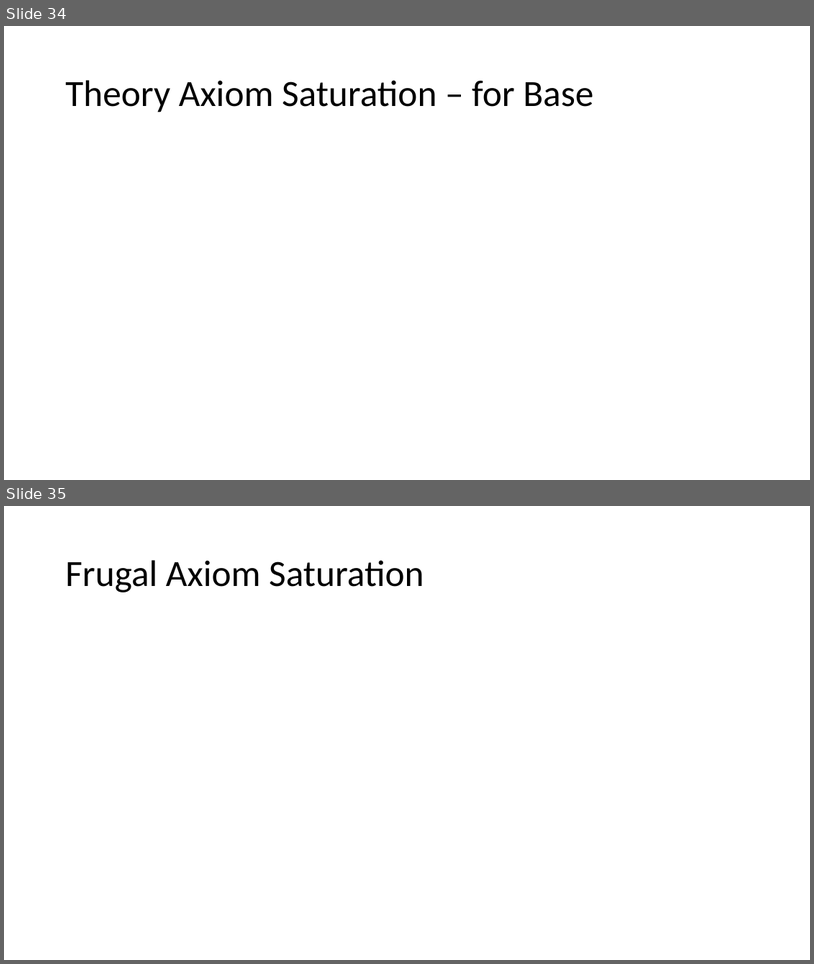
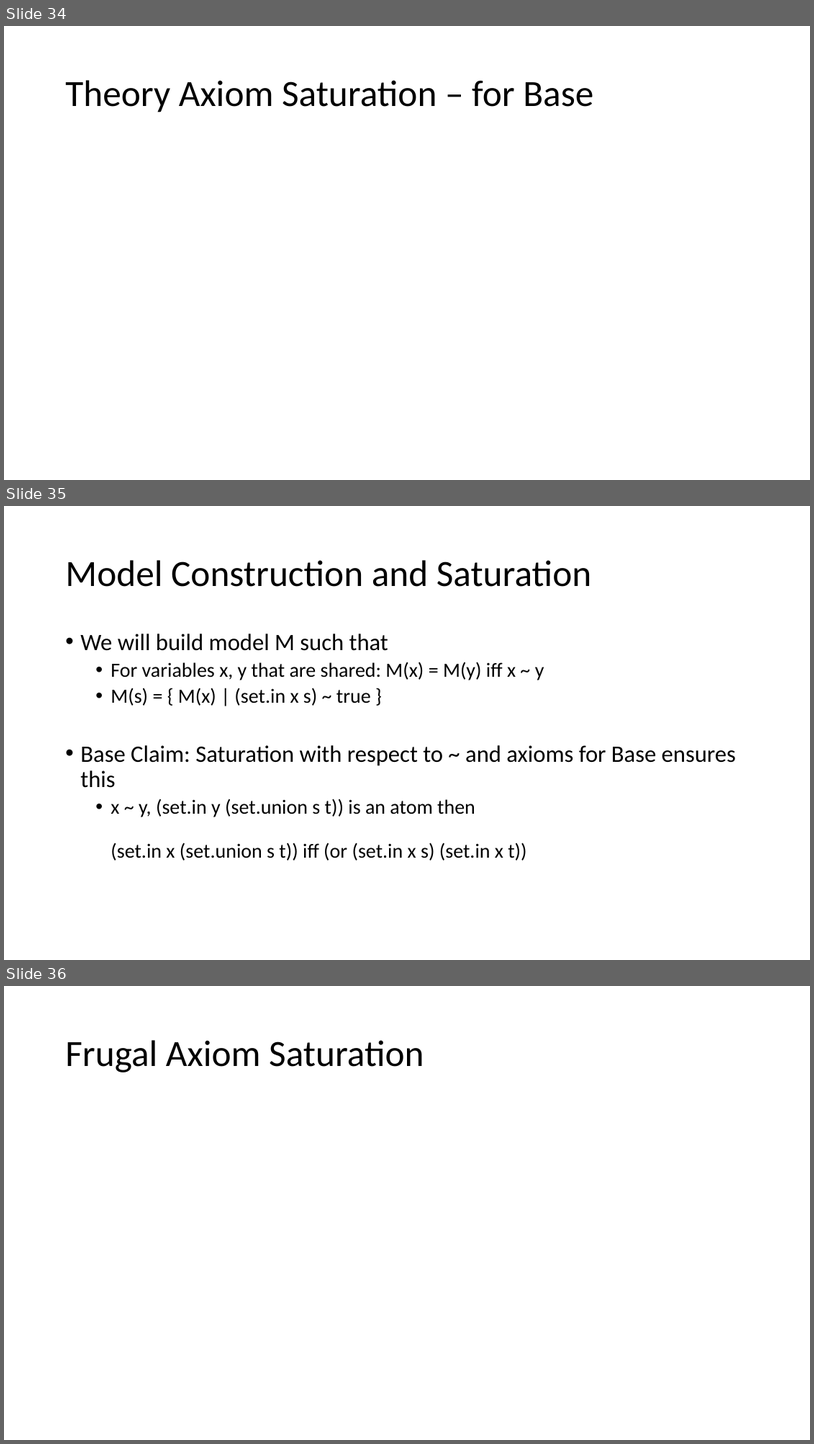
Before and after one commit to Z3Prover/z3prover.github.io, a slide deck: slides/guest-lectures-wien-2025/lecture3-theories.pptx. Shown one above the other, each under a label of ours: slides 34 and 35 before the commit, slides 34, 35 and 36 after it. The pictures are 814x964 and 814x1444 pixels, drawn with LibreOffice and Linux fonts; fonts in the diff are those of the drawing; grey boxes stand for pictures. Boxes give left, top, right and bottom in pixels: in the first picture for what was removed or moved away, otherwise in the second. Text is boxed around its words. In the diff, an @@ line names an element or a change of style, - is before the commit and + after.

Commit message:
add model construction claim

```diff
--- a/slides/guest-lectures-wien-2025/lecture3-theories.pptx
+++ b/slides/guest-lectures-wien-2025/lecture3-theories.pptx
@@ slide 35 added at (x1=4, y1=506, x2=810, y2=960), background #FFFFFF @@
@@ title added at (x1=65, y1=560, x2=592, y2=587), 44 pt, text #000000 @@
+Model Construction and Saturation
@@ text added at (x1=80, y1=633, x2=736, y2=860), 24 pt, text #000000 @@
+• We will build model M such that
+  • For variables x, y that are shared: M(x) = M(y) iff x ~ y
+  • M(s) = { M(x) | (set.in x s) ~ true }
+• Base Claim: Saturation with respect to ~ and axioms for Base ensures this
+  • x ~ y, (set.in y (set.union s t)) is an atom then
+    (set.in x (set.union s t)) iff (or (set.in x s) (set.in x t))
@@ what was slide 35 is now slide 36 @@
```
